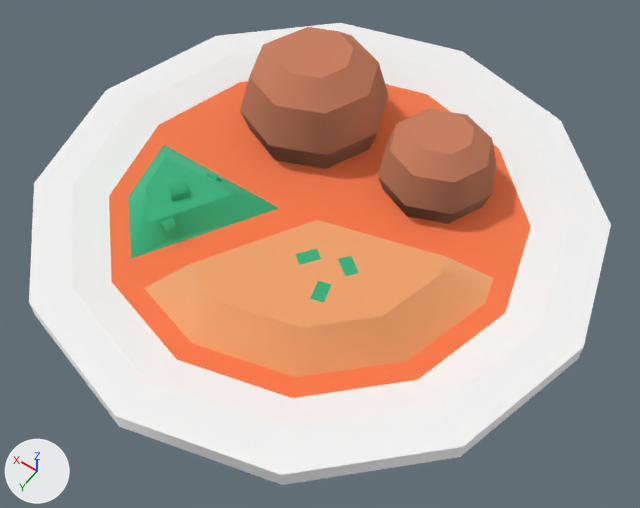
What one commit did to the glTF model public/assets/models/food/plateDinner.GLB.
Both versions are drawn from a camera (50 mm lens) standing at (-0.529, 0.733, 1.12) and looking at (-0.045, 0.055, 0.055). The axes (+X, +Y, +Z) are drawn at lower left. The lights are the same throughout.

Objects in the first picture: 'plateDinner'.
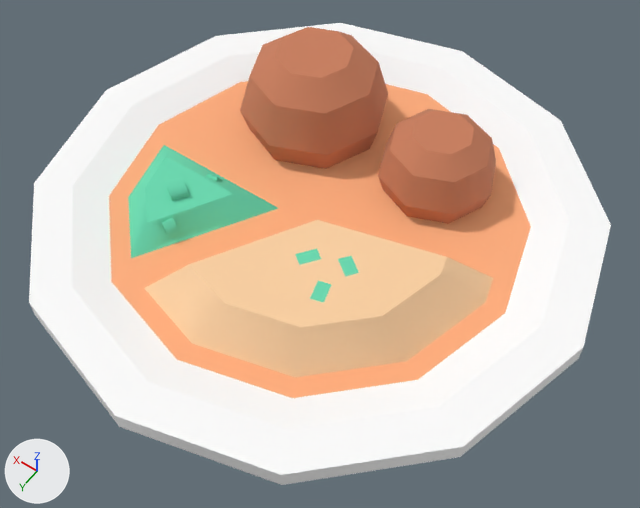
The newer file is also turned or shifted as a whole; pictures and numbers use the older file's frame.

Edits to the scene script, one JSON object a line:
```json
{"op": "add", "block": "mat_brown_177", "code": ["mat_brown_177 = principled_material('brown.177')", "mat_brown_177.base_color = (1.0, 0.43, 0.21)  # orange #ffaf7e", "mat_brown_177.roughness = 1.0"]}
{"op": "add", "block": "mat_brownlight_237", "code": ["mat_brownlight_237 = principled_material('brownLight.237')", "mat_brownlight_237.base_color = (0.979, 0.643, 0.367)  # beige #fdd2a3", "mat_brownlight_237.roughness = 1.0"]}
{"op": "add", "block": "mat_defaultmat_227", "code": ["mat_defaultmat_227 = principled_material('_defaultMat.227')", "mat_defaultmat_227.base_color = (1.0, 1.0, 1.0)  # white #ffffff", "mat_defaultmat_227.roughness = 1.0"]}
{"op": "add", "block": "mat_green_168", "code": ["mat_green_168 = principled_material('green.168')", "mat_green_168.base_color = (0.145, 0.708, 0.443)  # green #6adbb2", "mat_green_168.roughness = 1.0"]}
{"block": "me_mesh_platedinner_001", "where": "me_mesh_platedinner_001.from_pydata(...)  # 188 vertices, 372 faces; spans x -0.446..0.446, y -0.446..0.446, z 0.0..0.221"}
{"op": "remove", "block": "me_mesh_platedinner_001", "code": "me_mesh_platedinner_001.materials.append(mat_defaultmat_159)  # white #ffffff"}
{"op": "remove", "block": "me_mesh_platedinner_001", "code": "me_mesh_platedinner_001.materials.append(mat_brown_127)  # orange #ffaf7e"}
{"op": "remove", "block": "me_mesh_platedinner_001", "code": "me_mesh_platedinner_001.materials.append(mat_green_120)  # green #6adbb2"}
{"op": "remove", "block": "me_mesh_platedinner_001", "code": "me_mesh_platedinner_001.materials.append(mat_brownlight_167)  # beige #fdd2a3"}
{"op": "add", "block": "me_mesh_platedinner_001", "code": "me_mesh_platedinner_001.materials.append(mat_defaultmat_227)  # white #ffffff"}
{"op": "add", "block": "me_mesh_platedinner_001", "code": "me_mesh_platedinner_001.materials.append(mat_brown_177)  # orange #ffaf7e"}
{"op": "add", "block": "me_mesh_platedinner_001", "code": "me_mesh_platedinner_001.materials.append(mat_green_168)  # green #6adbb2"}
{"op": "add", "block": "me_mesh_platedinner_001", "code": "me_mesh_platedinner_001.materials.append(mat_brownlight_237)  # beige #fdd2a3"}
```

What differs and where, as boxes [x1, y1, x2, y2] in the pictures (640 x 508 px):
```json
{"object": "plateDinner", "change": "recoloured", "before": [30, 23, 611, 470], "after": [30, 23, 611, 470], "on screen": "orange to beige"}
```
